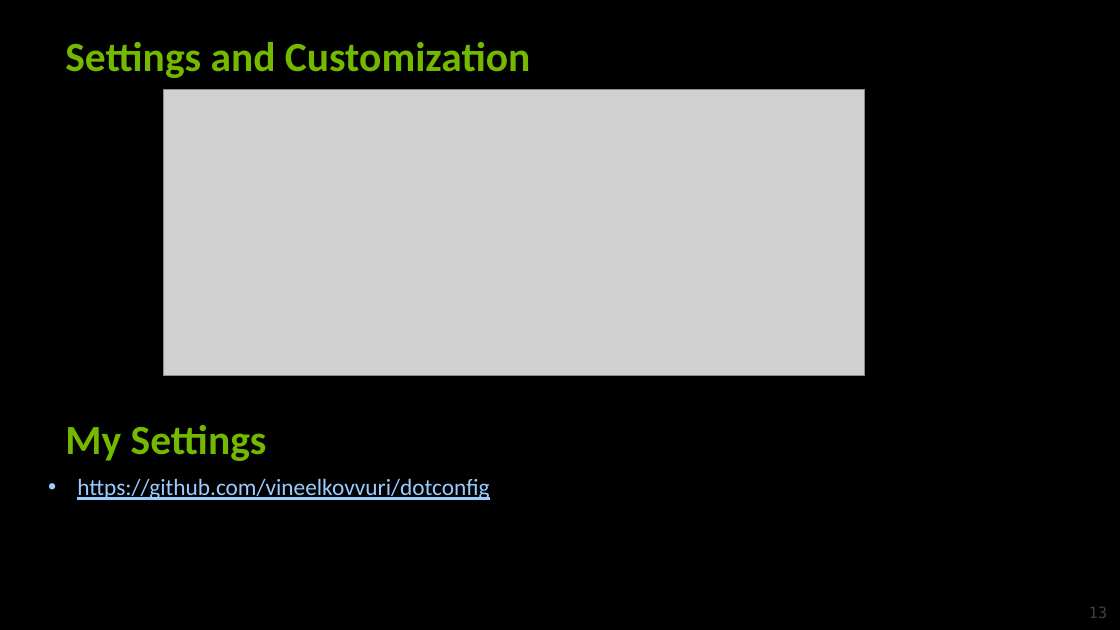
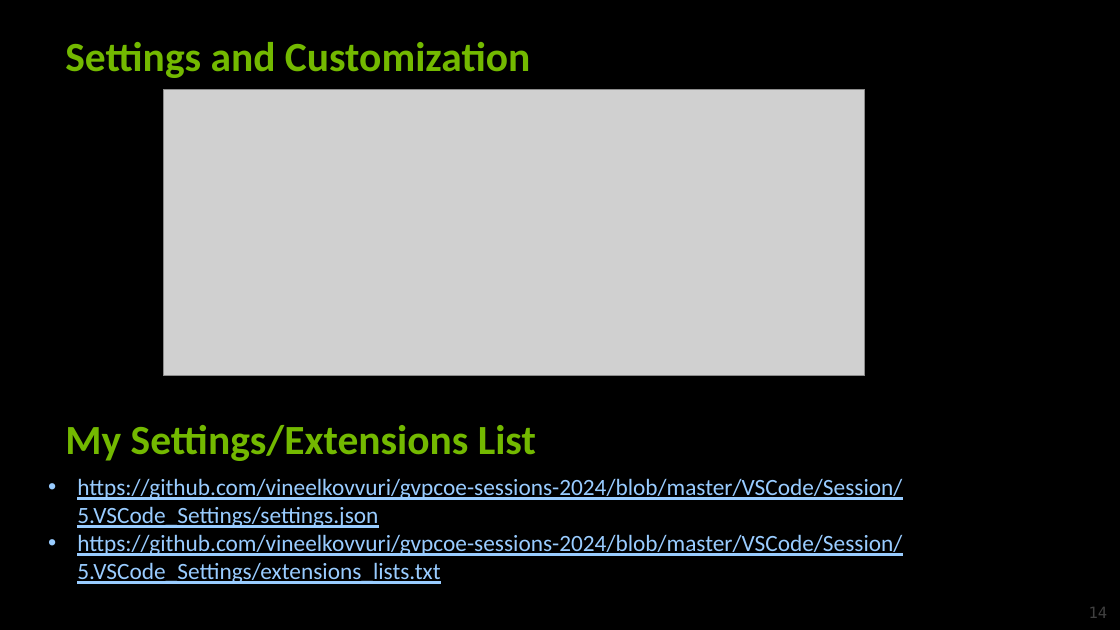
Before and after one commit to vineelkovvuri/edgroom-gvpcoe-sessions-2024, a slide deck: slide 14 of VSCode/VSCode - Take2.pptx (slide 13 before the commit). Drawn at 1120x630 pixels with LibreOffice and Linux fonts; fonts in the diff are those of the drawing; grey boxes stand for pictures; background and template pictures are left out. Boxes give left, top, right and bottom in pixels: in the first picture for what was removed or moved away, otherwise in the second. Text is boxed around its words. In the diff, an @@ line names an element or a change of style, - is before the commit and + after.

```diff
--- a/VSCode/VSCode - Take2.pptx
+++ b/VSCode/VSCode - Take2.pptx
@@ text at [65, 425, 536, 461]: text changed @@
-My Settings
+My Settings/Extensions List
@@ text at [77, 478, 902, 584]: text changed @@
-• https://github.com/vineelkovvuri/dotconfig
+• https://github.com/vineelkovvuri/gvpcoe-sessions-2024/blob/master/VSCode/Session/5.VSCode_Settings/settings.json
+• https://github.com/vineelkovvuri/gvpcoe-sessions-2024/blob/master/VSCode/Session/5.VSCode_Settings/extensions_lists.txt
@@ page number at [1089, 607, 1108, 618]: text changed @@
-13
+14
```
Also in this commit, not shown: 7 other slides changed, 1 slide added, 2 slides removed, 27 other files.
